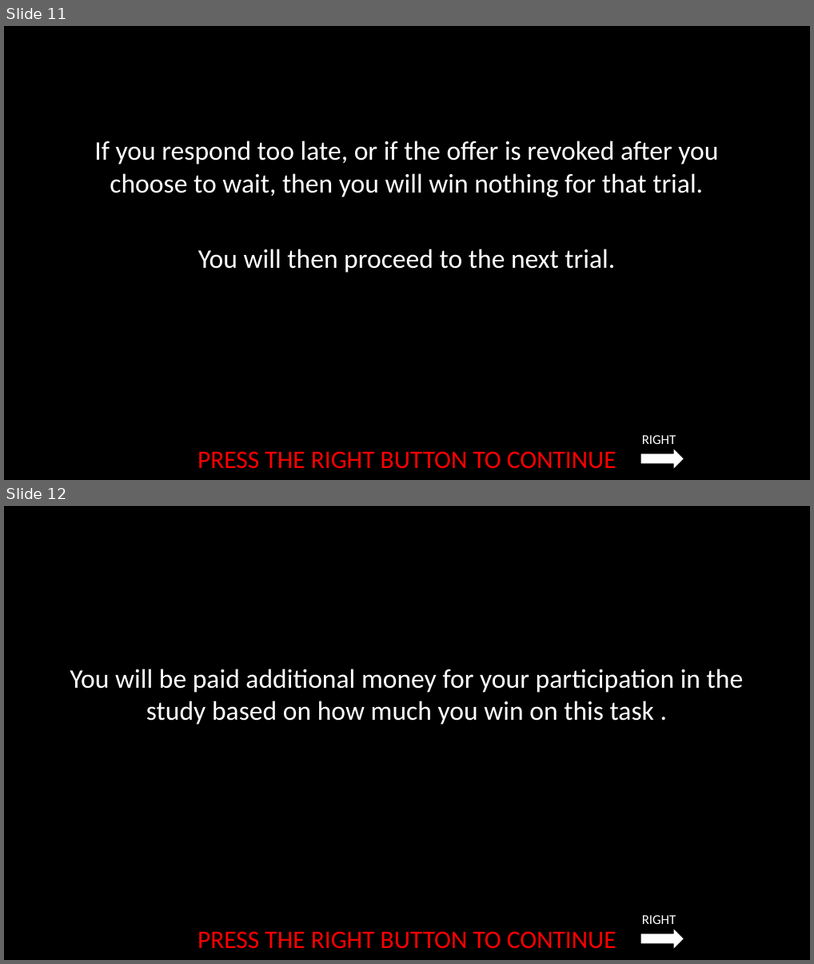
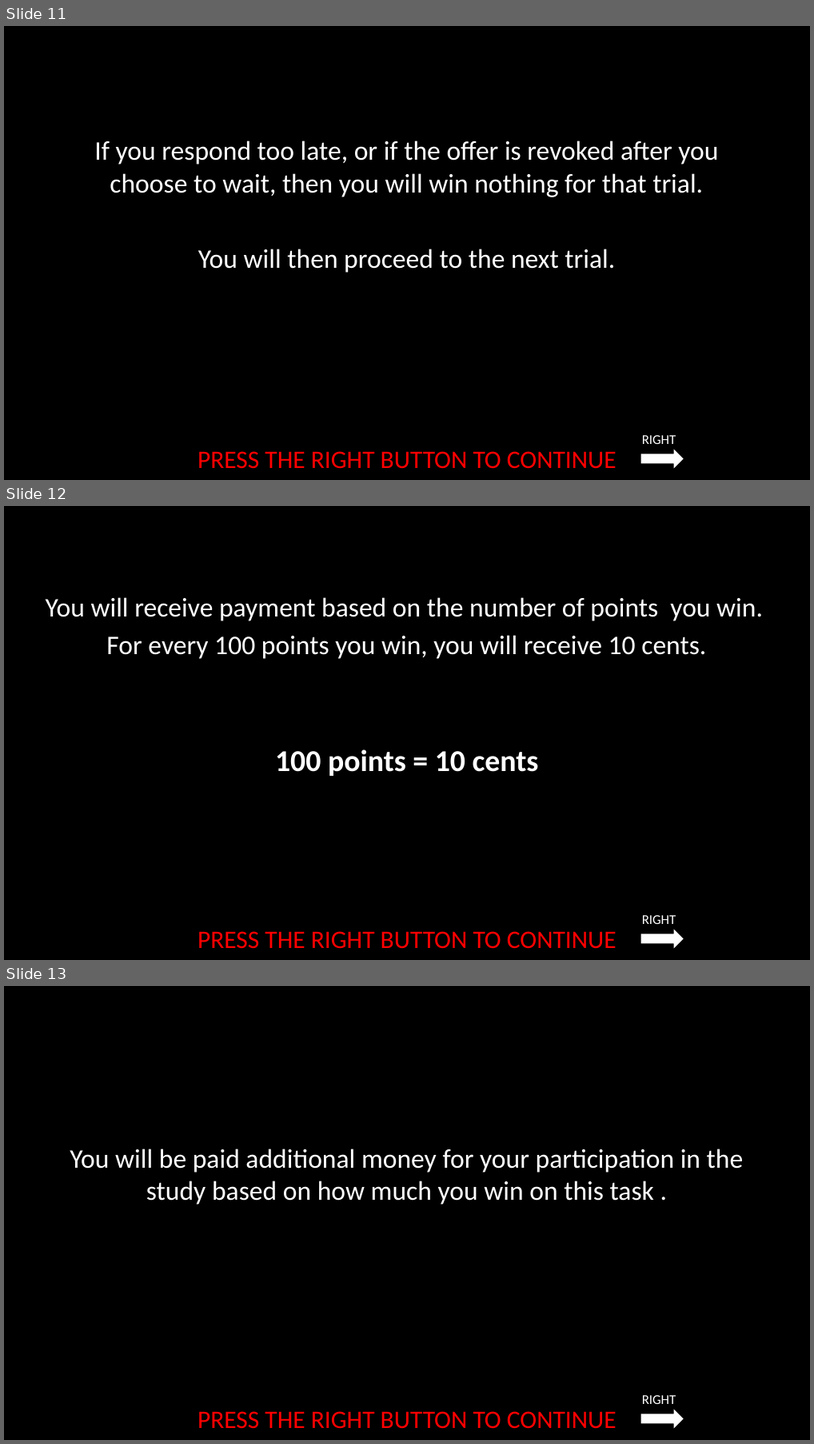
Before and after one commit to laureate-institute-for-brain-research/StimToolOnline, a slide deck: public/js/tasks/limited_offer/media/limited_offer_instructions_RLA_RSS_JTT.pptx. Shown one above the other, each under a label of ours: slides 11 and 12 before the commit, slides 11, 12 and 13 after it. The pictures are 814x964 and 814x1444 pixels, drawn with LibreOffice and Linux fonts; fonts in the diff are those of the drawing. Boxes give left, top, right and bottom in pixels: in the first picture for what was removed or moved away, otherwise in the second. Text is boxed around its words. In the diff, an @@ line names an element or a change of style, - is before the commit and + after.

Commit message:
changes all mention of cents to points

```diff
--- a/public/js/tasks/limited_offer/media/limited_offer_instructions_RLA_RSS_JTT.pptx
+++ b/public/js/tasks/limited_offer/media/limited_offer_instructions_RLA_RSS_JTT.pptx
@@ slide 12 added at <box>4,506,810,960</box>, background #000000 @@
@@ text added at <box>46,597,763,776</box>, 32 pt, text #FFFFFF @@
+You will receive payment based on the number of points you win.
+For every 100 points you win, you will receive 10 cents.
+100 points = 10 cents
@@ text added at <box>198,931,617,948</box>, 30 pt, text #FF0000 @@
+PRESS THE RIGHT BUTTON TO CONTINUE
@@ right arrow added at <box>642,929,684,948</box>, fill #FFFFFF @@
@@ text added at <box>642,915,676,924</box>, 16 pt, text #FFFFFF @@
+RIGHT
@@ what was slide 12 is now slide 13 @@
```
Also in this commit, not shown: 8 slides changed, 13 other files.
